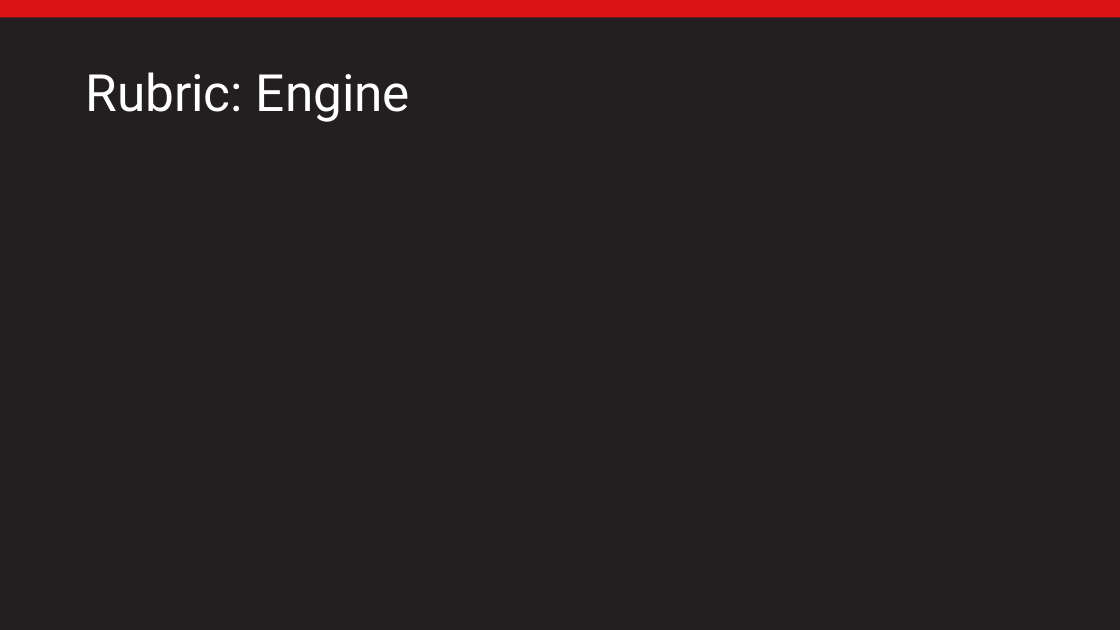
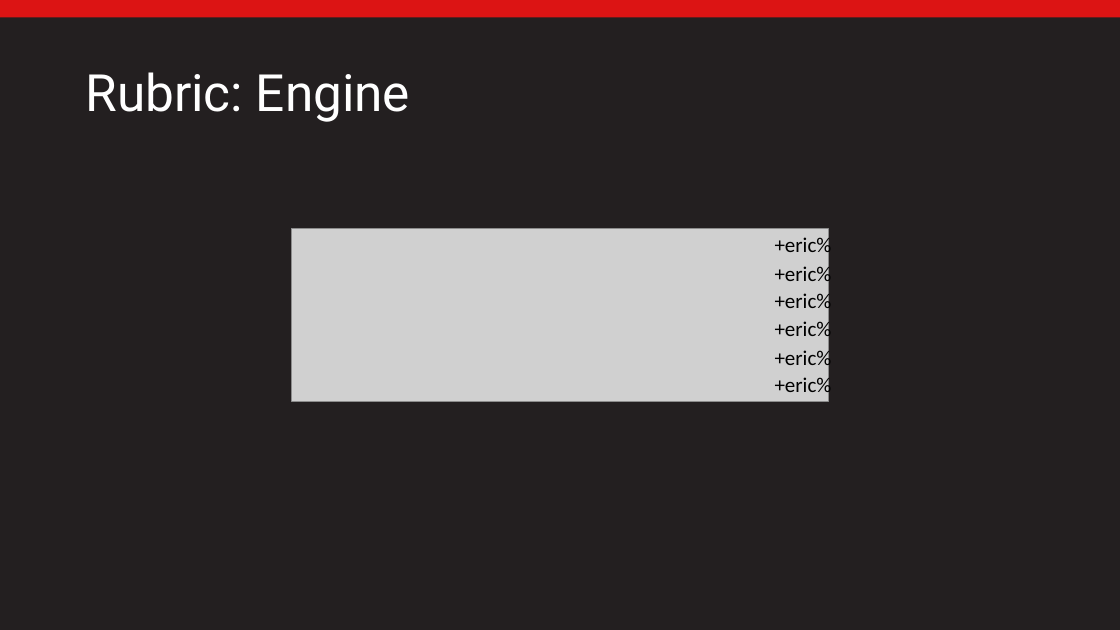
Before and after one commit to egleiser/DemonParasol, a slide deck: slide 10 of documents/Presentations/SegmentPresentation/SegmentPresentation.pptx. Drawn at 1120x630 pixels with LibreOffice and Linux fonts; fonts in the diff are those of the drawing; grey boxes stand for pictures. Boxes give left, top, right and bottom in pixels: in the first picture for what was removed or moved away, otherwise in the second. Text is boxed around its words. In the diff, an @@ line names an element or a change of style, - is before the commit and + after.

```diff
--- a/documents/Presentations/SegmentPresentation/SegmentPresentation.pptx
+++ b/documents/Presentations/SegmentPresentation/SegmentPresentation.pptx
@@ picture added at (x1=292, y1=229, x2=828, y2=402) @@
@@ text added at (x1=775, y1=235, x2=832, y2=259), 18 pt, text #000000 @@
++eric%
@@ text added at (x1=775, y1=263, x2=832, y2=287), 18 pt, text #000000 @@
++eric%
@@ text added at (x1=775, y1=291, x2=832, y2=315), 18 pt, text #000000 @@
++eric%
@@ text added at (x1=775, y1=318, x2=832, y2=342), 18 pt, text #000000 @@
++eric%
@@ text added at (x1=775, y1=347, x2=832, y2=371), 18 pt, text #000000 @@
++eric%
@@ text added at (x1=775, y1=375, x2=832, y2=399), 18 pt, text #000000 @@
++eric%
```
Also in this commit, not shown: 5 other slides changed, 14 other files.
